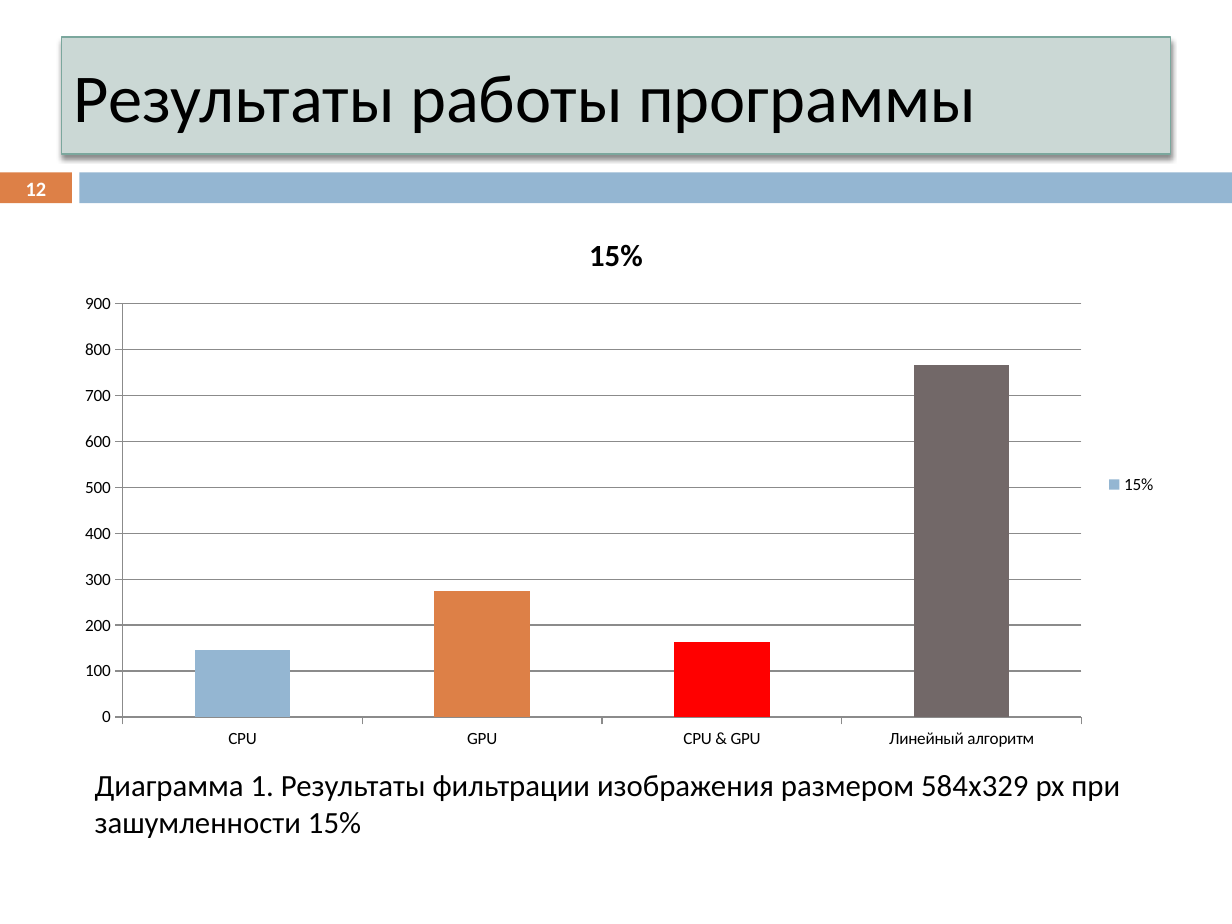
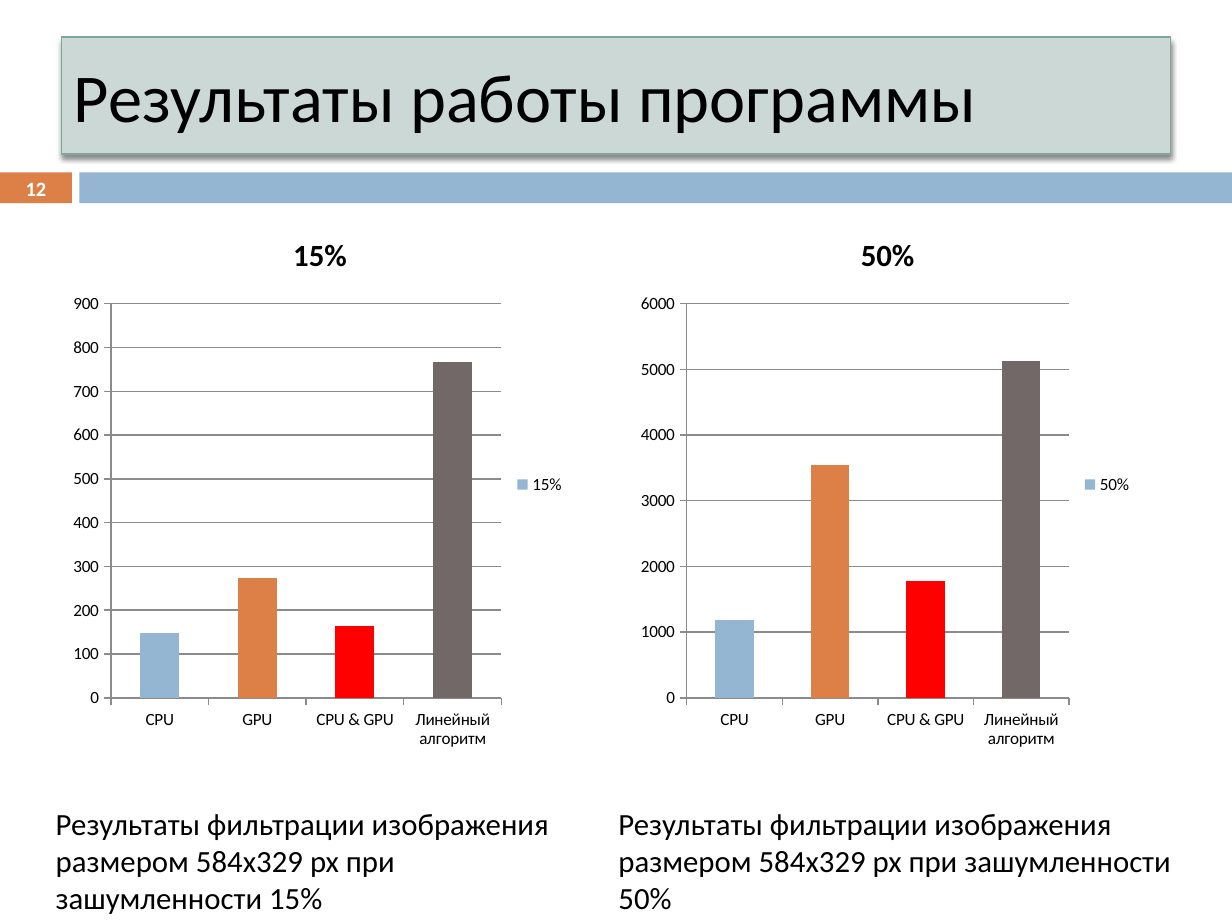
Before and after one commit to ustadenis/OpenCLImageFilter, a slide deck: slide 12 of Diplom/Презентация.pptx. Drawn at 1232x924 pixels with LibreOffice and Linux fonts; fonts in the diff are those of the drawing. Boxes give left, top, right and bottom in pixels: in the first picture for what was removed or moved away, otherwise in the second. Text is boxed around its words. In the diff, an @@ line names an element or a change of style, - is before the commit and + after.

```diff
--- a/Diplom/Презентация.pptx
+++ b/Diplom/Презентация.pptx
@@ column chart resized from (x1=63, y1=209, x2=1169, y2=759) to (x1=63, y1=209, x2=577, y2=759) @@
@@ column chart added at (x1=631, y1=209, x2=1145, y2=759) @@
+title "50%"
+categories: CPU, GPU, CPU & GPU, Линейный алгоритм
+50%: 1200, 3500, 1800, 5100
@@ text at (x1=56, y1=814, x2=549, y2=914): text changed @@
-Диаграмма 1. Результаты фильтрации изображения размером 584x329 px при зашумленности 15%
+Результаты фильтрации изображения размером 584x329 px при зашумленности 15%
@@ text added at (x1=618, y1=814, x2=1170, y2=910), 18 pt, text #000000 @@
+Результаты фильтрации изображения размером 584x329 px при зашумленности 50%
```
Also in this commit, not shown: 3 other slides changed, 3 slides removed, 1 other file.
